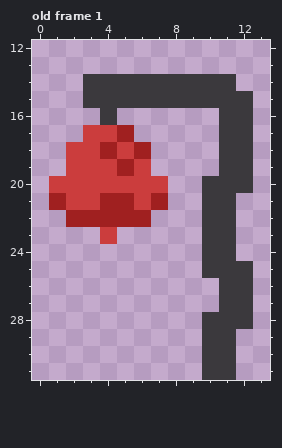
Edited in one commit: pixel-art file (Assets/Games/Iribus/Assets/Sprites/Objetos/CampanaRoja.aseprite). Above is the file before it was changed.
16x32 pixels, 1 frame. Shown: old frame 1: x 0..13, y 12..31. The commit also changed other frames, which this record leaves out.
After:
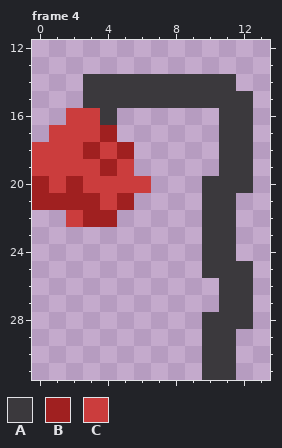
Palette (. is transparent): A #3b393d  B #a02020  C #cb3d3d
A new or re-ordered frame is compared with the old frame closest to it.
Diff:
frames 1 -> 5
Frame 4 is new; against old frame 1:
Colour B now appears in rows 20 to 21 at x 0.
The author changed colour C to colour B in row 17 at x 4; in row 18 at x 3 and 5; in row 19 at x 4; in row 20 at x 2; in row 21 at x 2 to 3.
Colour C now appears in row 16 at x 2 to 3; in row 17 at x 1 to 2; in rows 18 to 19 at x 0 to 1.
The author changed colour B to colour C in row 18 at x 4; in row 19 at x 5; in row 21 at x 4; in row 22 at x 2.
The author cleared colour B in row 17 at x 5; in row 18 at x 6; in row 21 at x 7; in row 22 at x 5 to 6.
The author cleared colour C in row 19 at x 6; in row 20 at x 7; in row 21 at x 6; in row 23 at x 4.
